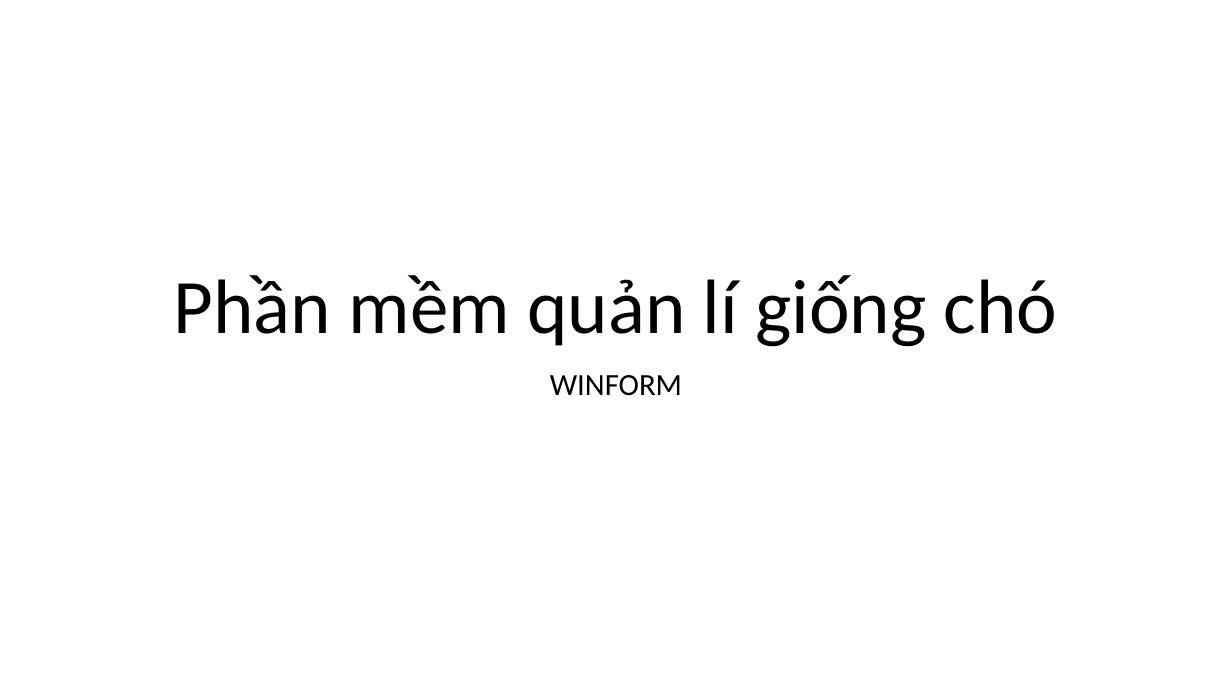
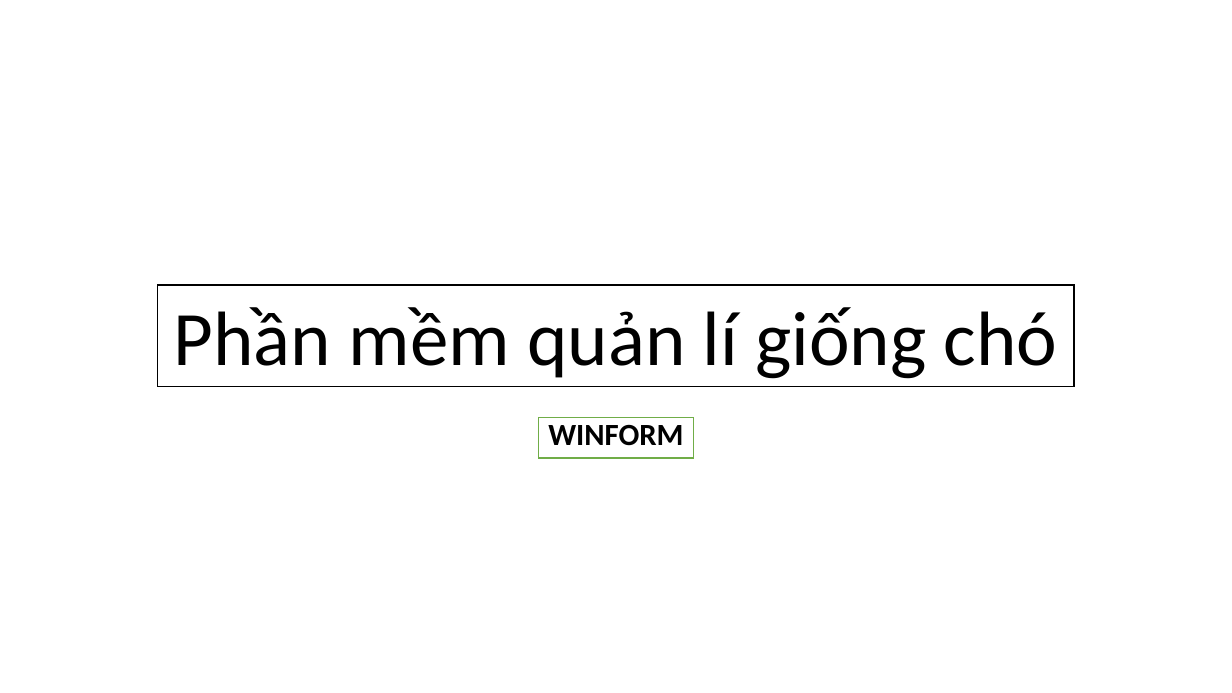
Before and after one commit to Cotchi666/Dog_Farm-Winform, a slide deck: slide 1 of Báo cáo.pptx. Drawn at 1232x693 pixels with LibreOffice and Linux fonts; fonts in the diff are those of the drawing; background and template pictures are left out. Boxes give left, top, right and bottom in pixels: in the first picture for what was removed or moved away, otherwise in the second. Text is boxed around its words. In the diff, an @@ line names an element or a change of style, - is before the commit and + after.

```diff
--- a/Báo cáo.pptx
+++ b/Báo cáo.pptx
@@ title "Phần mềm quản lí giống ...": place and size @@
-title "Phần mềm quản lí giống ..." at box(174, 275, 1058, 347)
+title "Phần mềm quản lí giống ..." at box(158, 285, 1075, 386)
@@ title "Phần mềm quản lí giống ..." at box(158, 285, 1075, 386): fill none to #FFFFFF; outline none to #000000 1 pt @@
@@ subtitle "WINFORM": place and size @@
-subtitle "WINFORM" at box(550, 375, 682, 396)
+subtitle "WINFORM" at box(539, 418, 694, 458)
@@ subtitle "WINFORM" at box(539, 418, 694, 458): bold on; line spacing 0.9 to 0.8; fill none to #FFFFFF; outline none to #70AD47 1 pt @@
```
Also in this commit, not shown: 1 other slide changed.
